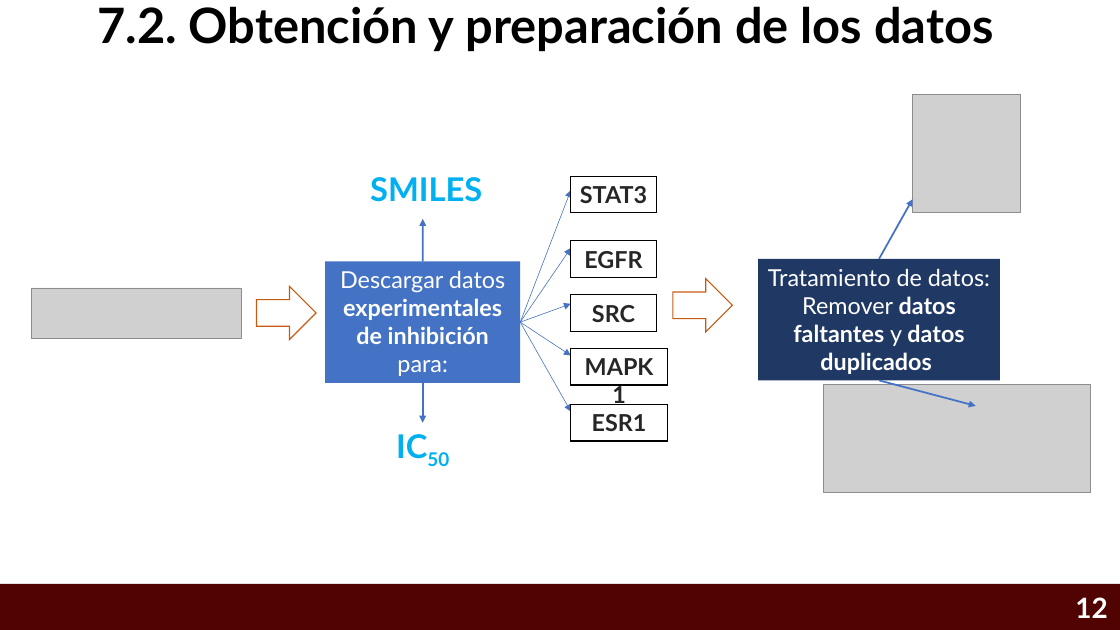
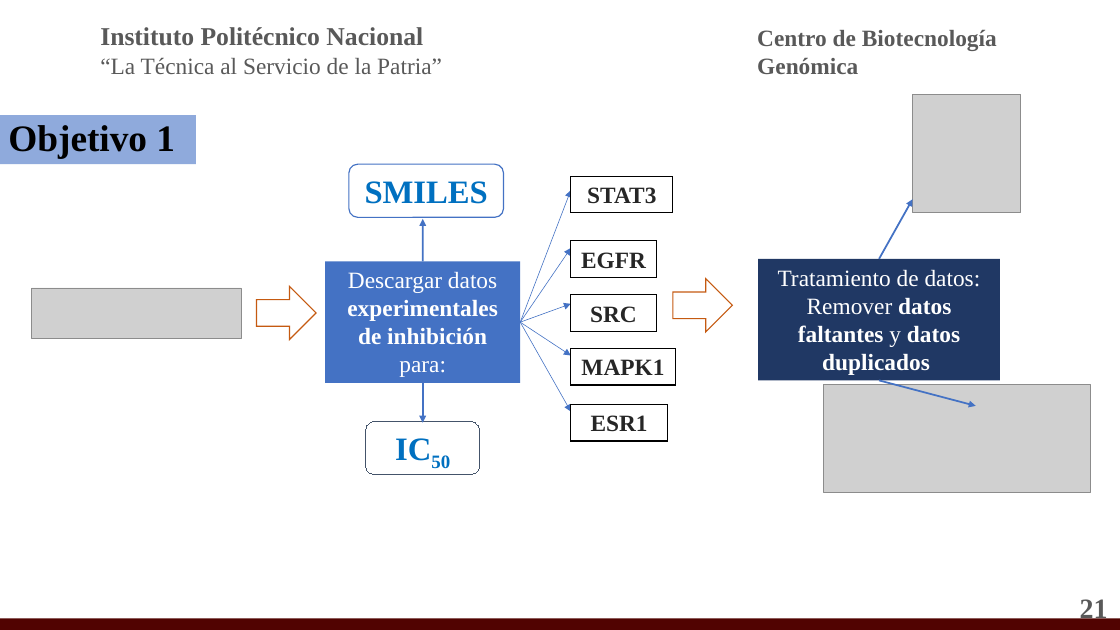
Before and after one commit to Eliud7720/Alzheimer---Anteproyecto, a slide deck: slide 21 of CRIBADO VIRTUAL INTELIGENTE PARA IDENTIFICAR INHIBIDORES MULTI-BLANCO ENFOCADOS AL TRATAMIENTO DE LA .pptx (slide 12 before the commit). Drawn at 1120x630 pixels with LibreOffice and Linux fonts; fonts in the diff are those of the drawing; grey boxes stand for pictures; background and template pictures are left out. Boxes give left, top, right and bottom in pixels: in the first picture for what was removed or moved away, otherwise in the second. Text is boxed around its words. In the diff, an @@ line names an element or a change of style, - is before the commit and + after.

```diff
--- a/CRIBADO VIRTUAL INTELIGENTE PARA IDENTIFICAR INHIBIDORES MULTI-BLANCO ENFOCADOS AL TRATAMIENTO DE LA .pptx
+++ b/CRIBADO VIRTUAL INTELIGENTE PARA IDENTIFICAR INHIBIDORES MULTI-BLANCO ENFOCADOS AL TRATAMIENTO DE LA .pptx
@@ text removed at [97, 6, 994, 52] @@
-7.2. Obtención y preparación de los datos
@@ text added at [100, 27, 442, 74], 20 pt, text #595959 @@
+Instituto Politécnico Nacional
+“La Técnica al Servicio de la Patria”
@@ text added at [757, 30, 997, 74], 20 pt, text #595959, bold @@
+Centro de Biotecnología Genómica
@@ rectangle added at [0, 115, 196, 165], fill #8FAADC, 32 pt, text #000000, bold @@
+Objetivo 1
@@ rounded rectangle "SMILES": place and size @@
-rounded rectangle "SMILES" at [370, 177, 482, 202]
+rounded rectangle "SMILES" at [349, 164, 503, 217]
@@ rounded rectangle "SMILES" at [349, 164, 503, 217]: font Lato to Times New Roman, text colour #00B0F0 to #0070C0; fill none to #FFFFFF; outline none to #4472C4 1 pt @@
@@ font Lato to Times New Roman in 7 elements at [325, 261, 520, 383], [571, 240, 657, 277], [571, 295, 657, 332], [571, 404, 668, 441], [759, 259, 1001, 381], [571, 349, 676, 386], [571, 176, 674, 213] @@
@@ rectangle "STAT3": place and size @@
-rectangle "STAT3" at [571, 176, 657, 213]
+rectangle "STAT3" at [571, 176, 674, 213]
@@ rectangle "MAPK1": place and size @@
-rectangle "MAPK1" at [571, 349, 668, 386]
+rectangle "MAPK1" at [571, 349, 676, 386]
@@ rounded rectangle "IC50": place and size @@
-rounded rectangle "IC50" at [365, 422, 480, 470]
+rounded rectangle "IC50" at [365, 422, 480, 475]
@@ rounded rectangle "IC50" at [365, 422, 480, 475]: font Lato to Times New Roman, text colour #00B0F0 to #0070C0; outline none to #44546A 0.75 pt @@
@@ page number at [1080, 599, 1108, 623]: text changed; font Lato to Times New Roman; text colour #FFFFFF to #595959 @@
-12
+21
@@ rectangle: place and size @@
-rectangle at [0, 584, 1120, 630]
+rectangle at [0, 618, 1120, 630]
```
Also in this commit, not shown: 19 other slides changed, 13 slides added, 2 slides removed, 2 other files.
